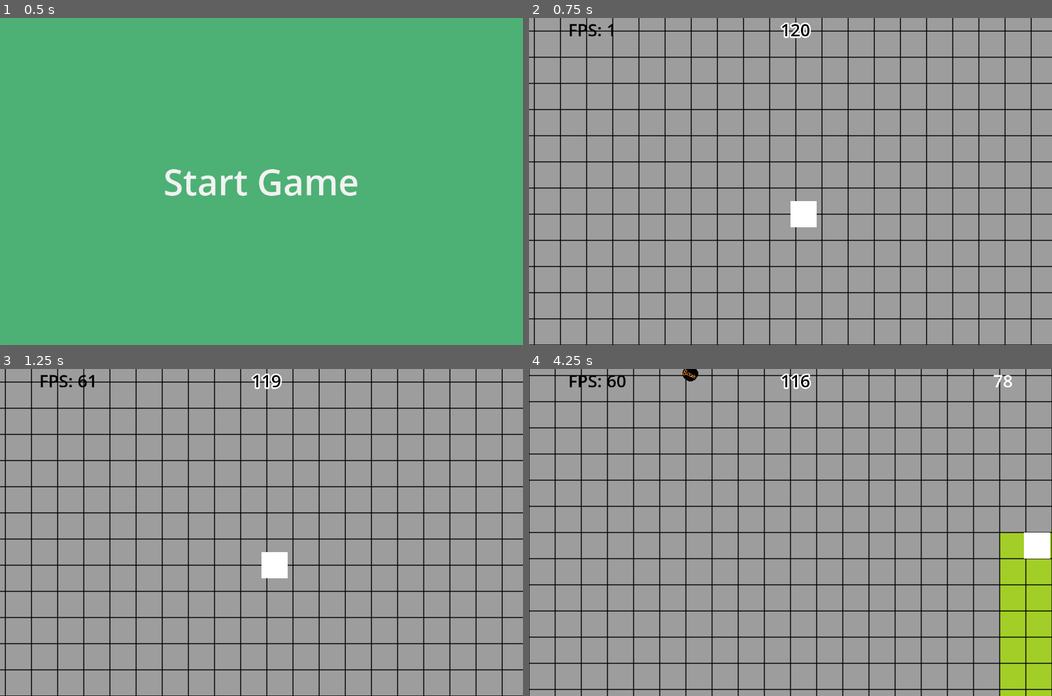
Above: before the commit, frames 1-4 (two rows, left to right).
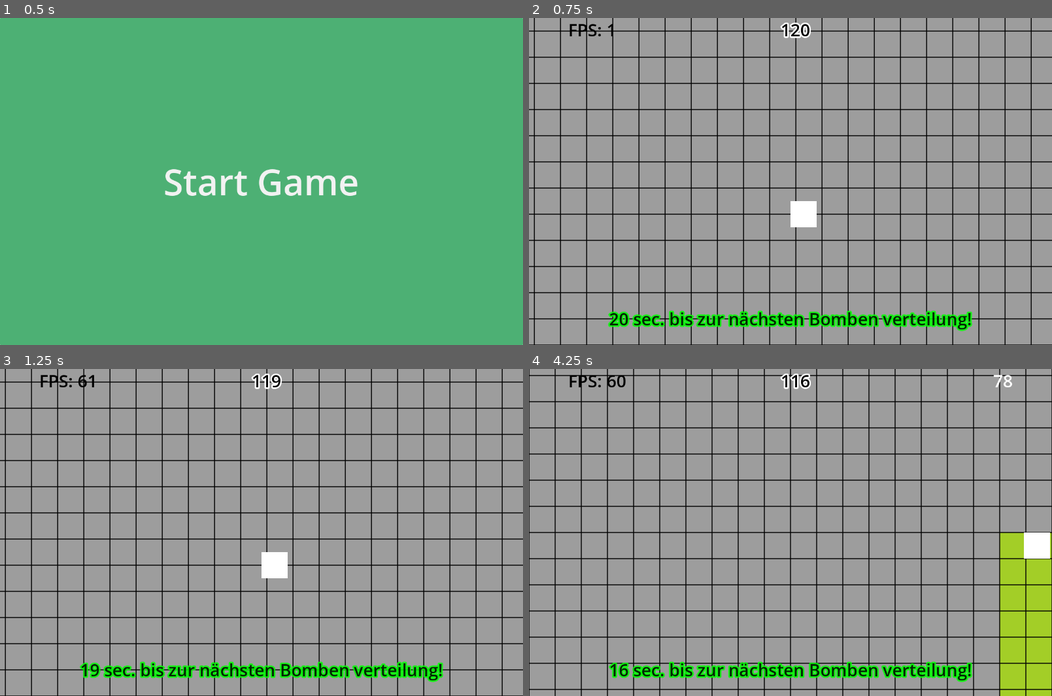
Above: after the commit, the same moments.

Repository: NIK-98/Paint_The_Ground
Game: Godot game, scene res://sceens/level.tscn
The game is run twice, just before and just after one commit, with the same random seed, the same clock (stepped at 60 frames per second) and the same inputs. This scene is started directly instead of the project's main scene.
Inputs:
- Up to frame 1 (0.5 s): no input
- Up to frame 2 (0.75 s): click "Start Game" at 0.5 s
- Up to frame 3 (1.25 s): no input
- Up to frame 4 (4.25 s): hold D (right) 1.28-2.03 s; hold S (down) 2.03-2.78 s; tap Enter at 2.75 s; hold D (right) 2.78-3.53 s; hold W (up) from 3.53 s (still down)

Frame 1 is identical in both runs. In frame 2, 2.5% of the frame differs, in the area x 15-85%, y 89-96%; in frame 3, 2.5%; in frame 4, 2.6%, in the area x 15-85%, y 0-96%.
Error in both runs: Attempt to call function 'get_node' in base 'null instance' on a null instance. (res://scripts/player.gd:32)

Commit message:
wertung weiter optimiert bomben spawnen regelmäßig neu

Diff:
--- a/sceens/level.tscn
+++ b/sceens/level.tscn
@@ -72,6 +72,9 @@
 sources/4 = SubResource("TileSetAtlasSource_wrqoe")
 sources/5 = SubResource("TileSetAtlasSource_jh5d0")
 sources/6 = SubResource("TileSetAtlasSource_1s3c3")
+
+[sub_resource type="SystemFont" id="SystemFont_tr6om"]
+font_names = PackedStringArray("Gill Sans")
 
 [sub_resource type="SystemFont" id="SystemFont_fe0qs"]
 font_names = PackedStringArray("Jokerman")
@@ -112,6 +115,12 @@
 properties/5/path = NodePath(".:oldrandpos")
 properties/5/spawn = true
 properties/5/replication_mode = 1
+properties/6/path = NodePath("CanvasLayer/Bomb_time:text")
+properties/6/spawn = true
+properties/6/replication_mode = 1
+properties/7/path = NodePath("CanvasLayer/Bomb_time:visible")
+properties/7/spawn = true
+properties/7/replication_mode = 1
 
 [node name="level" type="Node2D" groups=["Level"]]
 script = ExtResource("1_5145t")
@@ -154,6 +163,19 @@
 [node name="MultiplayerSpawner" type="MultiplayerSpawner" parent="CanvasLayer"]
 _spawnable_scenes = PackedStringArray("res://sceens/score_label.tscn")
 spawn_path = NodePath("../Wertung")
+
+[node name="Bomb_time" type="Label" parent="CanvasLayer" groups=["time"]]
+modulate = Color(1, 1, 1, 0.847059)
+offset_top = 704.0
+offset_right = 1280.0
+offset_bottom = 768.0
+theme_override_colors/font_color = Color(0, 0, 0, 1)
+theme_override_colors/font_outline_color = Color(0, 1, 0, 1)
+theme_override_constants/outline_size = 15
+theme_override_fonts/font = SubResource("SystemFont_tr6om")
+theme_override_font_sizes/font_size = 42
+horizontal_alignment = 1
+vertical_alignment = 1
 
 [node name="Time" type="Label" parent="CanvasLayer" groups=["time"]]
 offset_left = 616.0
@@ -178,5 +200,9 @@
 [node name="MultiplayerSynchronizer" type="MultiplayerSynchronizer" parent="."]
 replication_config = SubResource("SceneReplicationConfig_jatce")
 
+[node name="Timerbomb" type="Timer" parent="."]
+wait_time = 20.0
+
 [connection signal="pressed" from="CanvasLayer/Start" to="." method="_on_start_pressed"]
 [connection signal="timeout" from="Timer" to="." method="_on_timer_timeout"]
+[connection signal="timeout" from="Timerbomb" to="." method="_on_timerbomb_timeout"]
--- a/scripts/Global.gd
+++ b/scripts/Global.gd
@@ -2,5 +2,5 @@
 
 var Spielfeld_Size = Vector2(1280*2,800*2)
 var Max_clients = 6
-const Start_bomben_limit = 4
+const Spawn_bomben_limit = 3
 var Gameover = false
--- a/scripts/level.gd
+++ b/scripts/level.gd
@@ -18,6 +18,7 @@
 
 func _ready():
 	$CanvasLayer/Time.visible = false
+	$CanvasLayer/Bomb_time.visible = false
 	$Camera2D.enabled = false
 	# We only need to spawn players on the server.
 	multiplayer.server_disconnected.connect(verbindung_verloren)
@@ -41,6 +42,8 @@
 	$"CanvasLayer/fps".text = str("FPS: ", fps)
 	if not $Timer.is_stopped() and multiplayer.is_server():
 		$CanvasLayer/Time.text = str(round($Timer.time_left))
+	if not $Timerbomb.is_stopped() and multiplayer.is_server():
+		$CanvasLayer/Bomb_time.text = str(round($Timerbomb.time_left), " sec. bis zur nächsten Bomben verteilung!")
 
 
 
@@ -80,6 +83,7 @@
 	var randpos = Vector2(floor(randi_range(500,Global.Spielfeld_Size.x+player.get_node("Color").size.x)),floor(randi_range(500,Global.Spielfeld_Size.y-player.get_node("Color").size.y)))
 	player.position = randpos
 	player.name = str(id)
+	player.color_cell = len(multiplayer.get_peers())+1
 	get_node("Players").add_child(player, true)
 	add_score(id)
 
@@ -95,6 +99,7 @@
 func update_spawn_bomb_position():
 	oldrandpos = randpos
 	randpos = Vector2(randi_range(bomb_spawn_genzen,Global.Spielfeld_Size.x-bomb_spawn_genzen),randi_range(bomb_spawn_genzen,Global.Spielfeld_Size.y-bomb_spawn_genzen))
+
 
 @rpc("any_peer","call_local")
 func spawn_new_bombe():
@@ -126,6 +131,7 @@
 
 func _on_timer_timeout():
 	$Timer.stop()
+	$Timerbomb.stop()
 	Time_out = true
 
 
@@ -135,10 +141,14 @@
 	for i in get_node("CanvasLayer").get_children():
 		if i.is_in_group("start"):
 			i.visible = false
-	Global.Max_clients = len(multiplayer.get_peers())
+	Global.Max_clients = 0
 
 
 func _on_start_pressed():
 	visible_start.rpc()
-	reset_bomben.rpc_id(1, Global.Start_bomben_limit)
-	spawn_new_bombe.rpc()
+	reset_bomben.rpc_id(1, Global.Spawn_bomben_limit)
+
+func _on_timerbomb_timeout():
+	if is_multiplayer_authority():
+		for i in range(Global.Spawn_bomben_limit):
+			spawn_new_bombe.rpc()
--- a/scripts/player.gd
+++ b/scripts/player.gd
@@ -46,6 +46,7 @@
 			map.reset_floor()
 			Check_Time_Visible.rpc()
 			get_parent().get_parent().get_node("Timer").start()
+			get_parent().get_parent().get_node("Timerbomb").start()
 		if get_parent().get_parent().get_node("CanvasLayer/Time").visible and not get_parent().get_parent().Time_out:
 			if position.x < 0:
 				velocity.x += 10
@@ -64,8 +65,7 @@
 			if (velocity.x != 0 or velocity.y != 0):
 				painter(name)
 			score_counter()
-			if get_parent().get_parent().get_node("CanvasLayer/Wertung").get_node(str(name)) != null:
-				get_parent().get_parent().get_node("CanvasLayer/Wertung").get_node(str(name)).wertung(name.to_int())
+			get_parent().get_parent().get_node("CanvasLayer/Wertung").get_node(str(name)).wertung(name.to_int())
 			bombe_attack()
 		if get_parent().get_parent().Time_out:
 			ende.rpc_id(name.to_int())
@@ -116,7 +116,6 @@
 	for area in $Area2D.get_overlapping_areas():
 		if area.is_in_group("boom"):
 			area.get_parent().aktivate_bombe.rpc(name.to_int(), color_cell, area.get_parent())
-			get_parent().get_parent().spawn_new_bombe.rpc()
 
 
 func painter(name: String):
@@ -128,10 +127,8 @@
 
 func score_counter():
 	score = 0
-	for i in map.get_used_cells(0):
-		var check_cell = map.get_cell_source_id(0,i)
-		if check_cell == color_cell:
-			score+=1
+	for i in len(map.get_used_cells_by_id(0,color_cell)):
+		score+=1
 
 
 @rpc("any_peer","call_local")
--- a/scripts/score_label.gd
+++ b/scripts/score_label.gd
@@ -10,17 +10,5 @@
 
 
 func wertung(id: int):
-	for i in map.get_used_cells(0):
-		var check_cell = map.get_cell_source_id(0,i)
-		if check_cell == 1 and Players.get_node(str(id)).visible:
-			get_parent().get_node(str(id)).text = str(Players.get_node(str(id)).score)
-		if check_cell == 2 and Players.get_node(str(id)).visible:
-			get_parent().get_node(str(id)).text = str(Players.get_node(str(id)).score)
-		if check_cell == 3 and Players.get_node(str(id)).visible:
-			get_parent().get_node(str(id)).text = str(Players.get_node(str(id)).score)
-		if check_cell == 4 and Players.get_node(str(id)).visible:
-			get_parent().get_node(str(id)).text = str(Players.get_node(str(id)).score)
-		if check_cell == 5 and Players.get_node(str(id)).visible:
-			get_parent().get_node(str(id)).text = str(Players.get_node(str(id)).score)
-		if check_cell == 6 and Players.get_node(str(id)).visible:
-			get_parent().get_node(str(id)).text = str(Players.get_node(str(id)).score)
+	for i in map.get_used_cells_by_id(0,Players.get_node(str(id)).color_cell):
+		get_parent().get_node(str(id)).text = str(Players.get_node(str(id)).score)
Not shown: 1 places in sceens/level.tscn that only renumber resources
